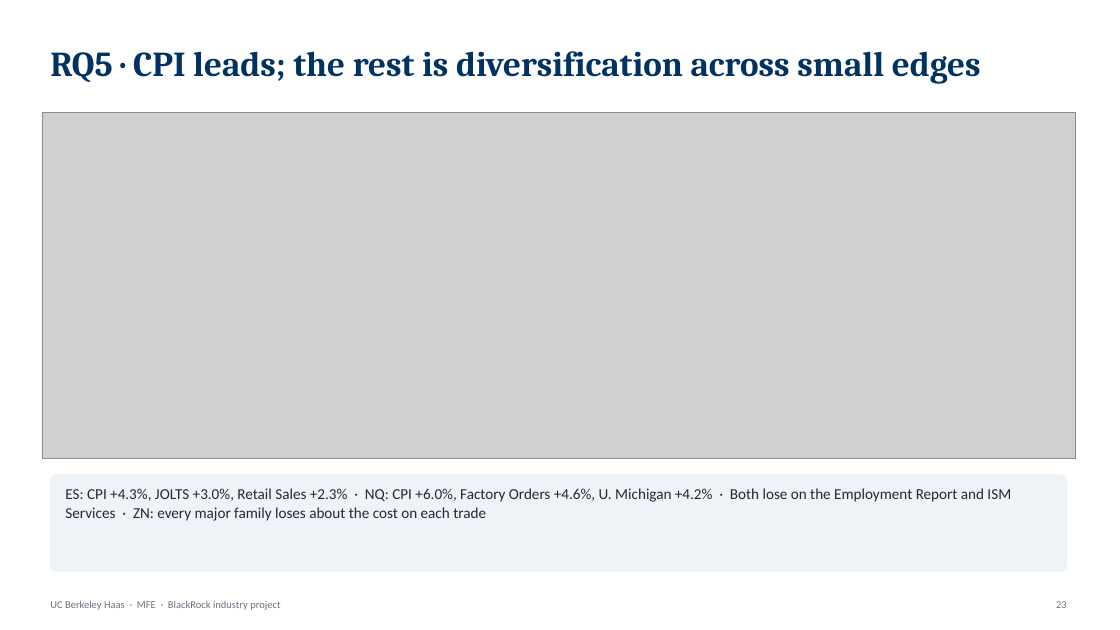
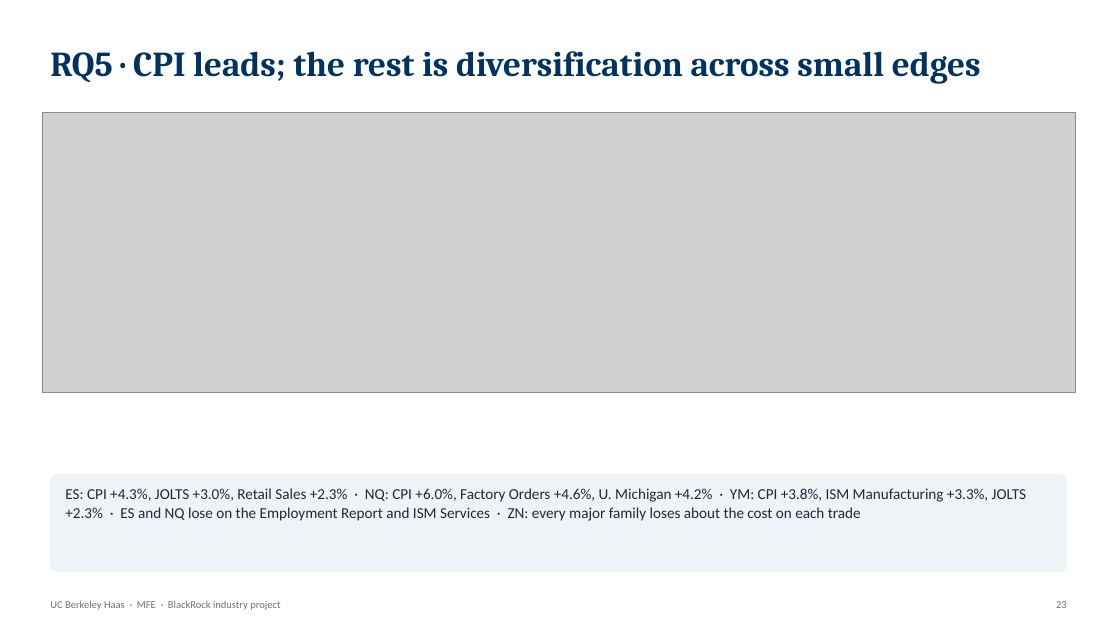
Before and after one commit to rezazamani2329/BlackRock-Project-State-Dependent-Intraday-Response-of-S-P-500-Futures-to-Macroeconomic-Surprises, a slide deck: slide 23 of Reza_BlackRock_presentation.pptx. Drawn at 1120x630 pixels with LibreOffice and Linux fonts; fonts in the diff are those of the drawing; grey boxes stand for pictures. Boxes give left, top, right and bottom in pixels: in the first picture for what was removed or moved away, otherwise in the second. Text is boxed around its words. In the diff, an @@ line names an element or a change of style, - is before the commit and + after.

```diff
--- a/Reza_BlackRock_presentation.pptx
+++ b/Reza_BlackRock_presentation.pptx
@@ picture: place and size @@
-picture at [42,113,1075,460]
+picture at [42,113,1075,393]
@@ text at [65,488,1026,521]: text changed @@
-ES: CPI +4.3%, JOLTS +3.0%, Retail Sales +2.3% · NQ: CPI +6.0%, Factory Orders +4.6%, U. Michigan +4.2% · Both lose on the Employment Report and ISM Services · ZN: every major family loses about the cost on each trade
+ES: CPI +4.3%, JOLTS +3.0%, Retail Sales +2.3% · NQ: CPI +6.0%, Factory Orders +4.6%, U. Michigan +4.2% · YM: CPI +3.8%, ISM Manufacturing +3.3%, JOLTS +2.3% · ES and NQ lose on the Employment Report and ISM Services · ZN: every major family loses about the cost on each trade
```
Also in this commit, not shown: 31 other slides changed, 4 other files.
